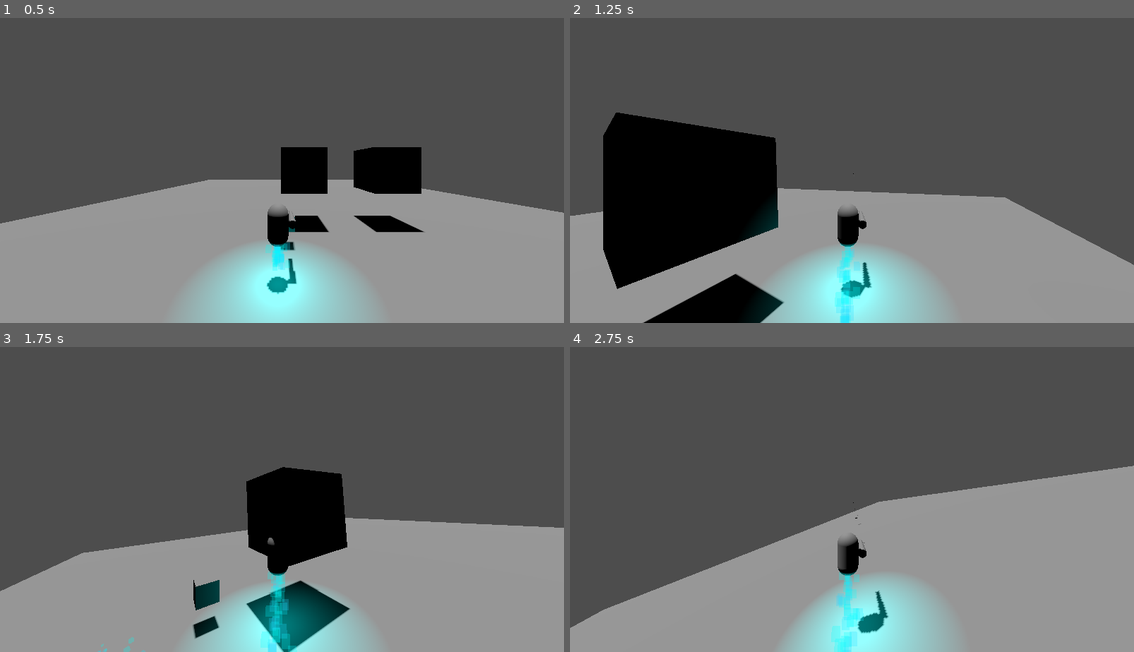
Above: before the commit, frames 1-4 (two rows, left to right).
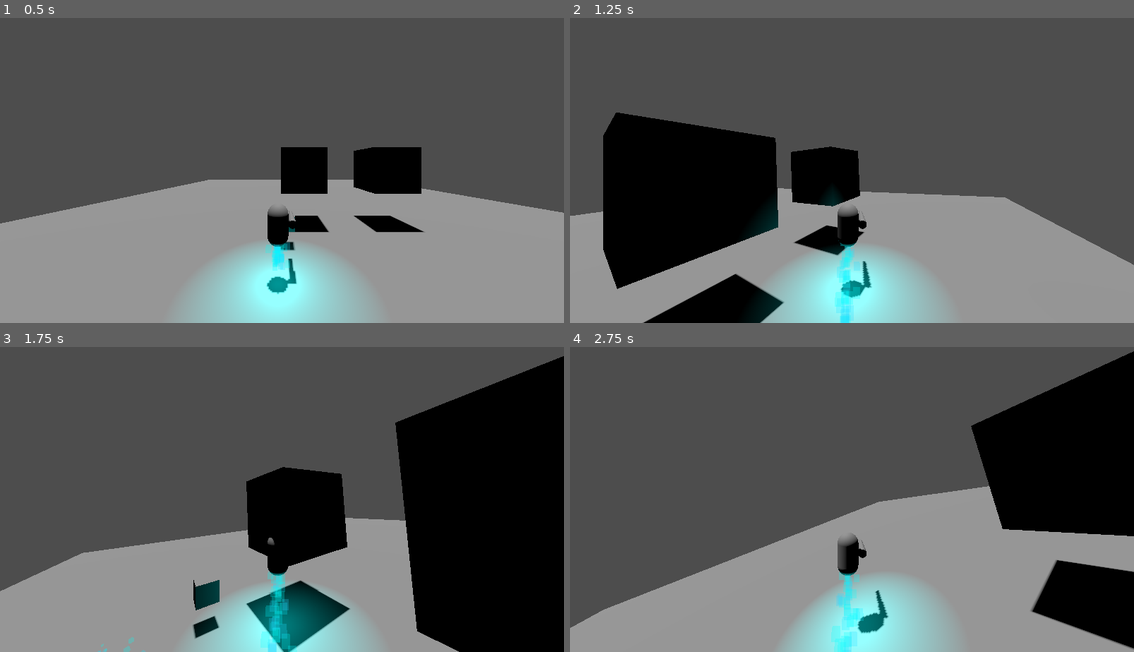
Above: after the commit, the same moments.

Repository: GameDevWeek-2023/ON_VeilBreak
Game: Godot game, scene res://Base.tscn
The game is run twice, just before and just after one commit, with the same random seed, the same clock (stepped at 60 frames per second) and the same inputs.
Inputs (mouse positions are in pixels of both pictures, inside the frame that each line leads up to):
- Up to frame 1 (0.5 s): no input
- Up to frame 2 (1.25 s): move the mouse to (880, 164) at 0.52 s; press the mouse at (880, 164) at 0.53 s; hold W (move_forward) from 0.53 s (still down)
- Up to frame 3 (1.75 s): keep holding W (move_forward); move the mouse to (253, 493) at 1.27 s; release the mouse at (253, 493) at 1.28 s; click (253, 493) at 1.35 s
- Up to frame 4 (2.75 s): keep holding W (move_forward); move the mouse to (863, 487) at 2.02 s; press the mouse at (863, 487) at 2.03 s

Frame 1 is identical in both runs. In frame 2, 2.6% of the frame differs, in the area x 39-53%, y 42-81%; in frame 3, 24%, in the area x 70-100%, y 3-100%; in frame 4, 16%.

Commit message:
Moved projectile into its own folder

Diff:
--- a/player/player.tscn
+++ b/player/player.tscn
@@ -1,10 +1,11 @@
-[gd_scene load_steps=9 format=3 uid="uid://b5f8vlhw2s536"]
+[gd_scene load_steps=10 format=3 uid="uid://b5f8vlhw2s536"]
 
-[ext_resource type="PackedScene" uid="uid://copp5gxexhi85" path="res://weapon/Weapon.tscn" id="1_d0ojn"]
+[ext_resource type="PackedScene" uid="uid://dfihqbapo6i5x" path="res://weapon/Weapon.tscn" id="1_d0ojn"]
 [ext_resource type="PackedScene" uid="uid://dgigrr45bnbok" path="res://particles/thruster_exhaust.tscn" id="2_buvre"]
 [ext_resource type="PackedScene" uid="uid://2o2qqoeya0t7" path="res://player/player_camara.tscn" id="2_et1dp"]
 [ext_resource type="PackedScene" uid="uid://rtm3dqafifby" path="res://player/movement.tscn" id="2_v5qm3"]
 [ext_resource type="Script" path="res://player/WeaponSlot.gd" id="4_pgwje"]
+[ext_resource type="PackedScene" uid="uid://ca46gn7c2m51u" path="res://projectiles/projectile.tscn" id="6_a4cse"]
 [ext_resource type="PackedScene" uid="uid://b7oa04tr8m2hc" path="res://objects/components/air_resisitance.tscn" id="6_at7qr"]
 
 [sub_resource type="CapsuleShape3D" id="CapsuleShape3D_2ioct"]
@@ -36,6 +37,7 @@
 
 [node name="Weapon" parent="WeaponSlot" node_paths=PackedStringArray("player") instance=ExtResource("1_d0ojn")]
 transform = Transform3D(1, 0, 0, 0, 1, 0, 0, 0, 1, 0.7, 0, 0)
+projectile = ExtResource("6_a4cse")
 player = NodePath("../..")
 cooldown = 0.1
 
--- a/weapon/projectile.gd
+++ b/projectiles/projectile.gd
@@ -1,7 +1,7 @@
 extends Node3D
 
 
-@export var speed : float = 1.0;
+@export var speed : float = 10;
 @export var lifetime : float = 5.0;
 @export var damage : int = 1.0
 
--- a/weapon/projectile.tscn
+++ b/projectiles/projectile.tscn
@@ -1,6 +1,6 @@
-[gd_scene load_steps=4 format=3 uid="uid://d08mptylgtsr"]
+[gd_scene load_steps=4 format=3 uid="uid://ca46gn7c2m51u"]
 
-[ext_resource type="Script" path="res://weapon/projectile.gd" id="1_hk8os"]
+[ext_resource type="Script" path="res://projectiles/projectile.gd" id="1_vhj26"]
 
 [sub_resource type="SphereMesh" id="SphereMesh_wf7s0"]
 radius = 0.1
@@ -11,7 +11,7 @@
 [node name="Projectile" type="Area3D"]
 collision_layer = 256
 collision_mask = 256
-script = ExtResource("1_hk8os")
+script = ExtResource("1_vhj26")
 
 [node name="model" type="MeshInstance3D" parent="."]
 mesh = SubResource("SphereMesh_wf7s0")
--- a/weapon/TestProjectile.tscn
+++ /dev/null
@@ -1,7 +0,0 @@
-[gd_scene load_steps=2 format=3]
-
-[ext_resource type="PackedScene" uid="uid://dn00vlor687ie" path="res://weapon/projectile.tscn" id="1_0hx57"]
-
-[node name="Projectile" instance=ExtResource("1_0hx57")]
-speed = 100.0
-damage = 3
--- a/weapon/Weapon.tscn
+++ b/weapon/Weapon.tscn
@@ -1,7 +1,6 @@
-[gd_scene load_steps=5 format=3 uid="uid://copp5gxexhi85"]
+[gd_scene load_steps=4 format=3 uid="uid://dfihqbapo6i5x"]
 
 [ext_resource type="Script" path="res://weapon/Weapon.gd" id="1_vkg36"]
-[ext_resource type="PackedScene" path="res://weapon/TestProjectile.tscn" id="2_g2g0v"]
 
 [sub_resource type="Curve" id="Curve_mv5tv"]
 _data = [Vector2(0, 0), 0.0, 0.0, 0, 0, Vector2(0.0451923, 1), 0.0, 0.0, 0, 0, Vector2(0.132692, 0.374233), -5.2203, -5.2203, 0, 0, Vector2(0.391346, 0.0490798), 0.0, 0.0, 0, 0, Vector2(1, 0), 0.0, 0.0, 0, 0]
@@ -13,7 +12,6 @@
 
 [node name="Weapon" type="Node3D"]
 script = ExtResource("1_vkg36")
-projectile = ExtResource("2_g2g0v")
 recoil_rotate = 0.2
 recoil_curve = SubResource("Curve_mv5tv")
 
Not shown, changed: models/robot.blend
